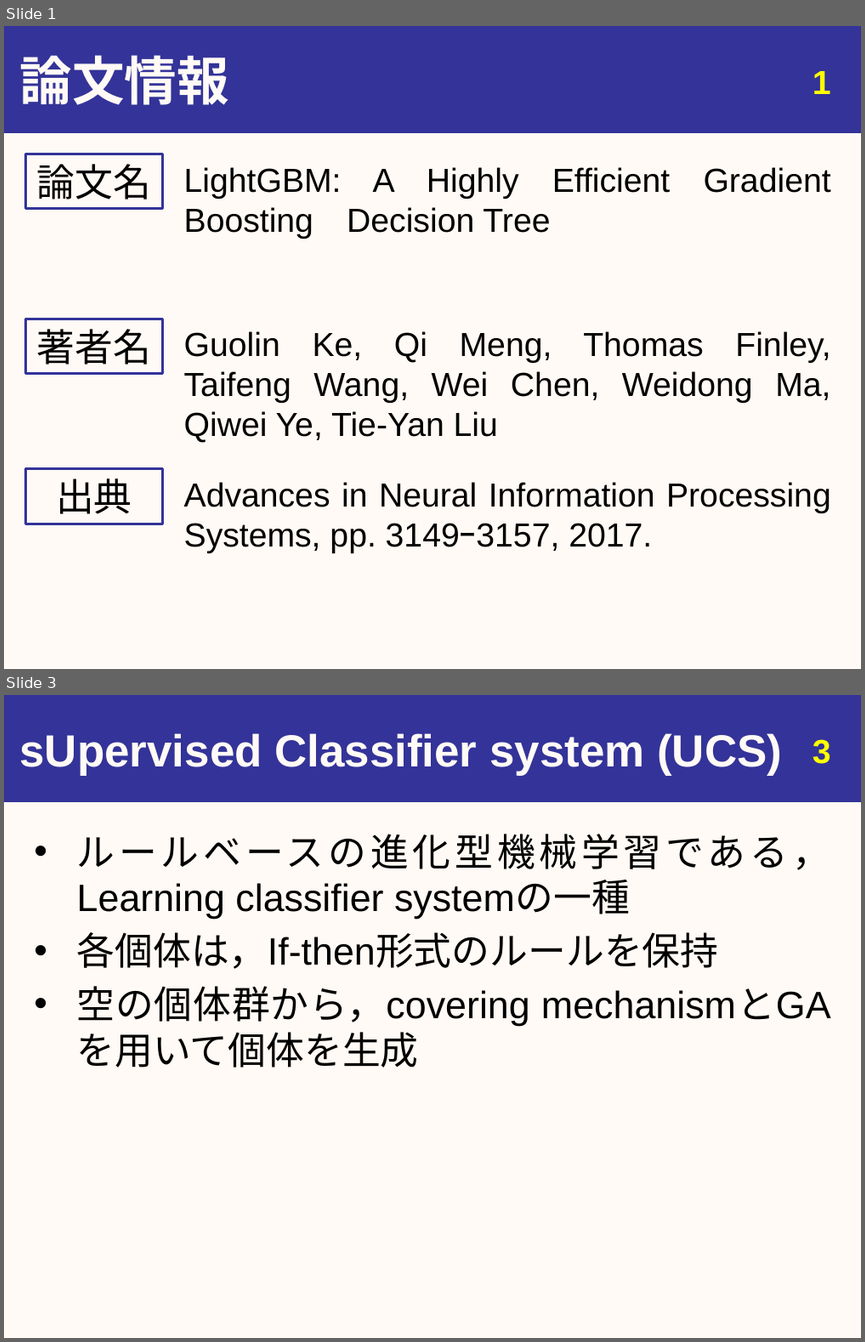
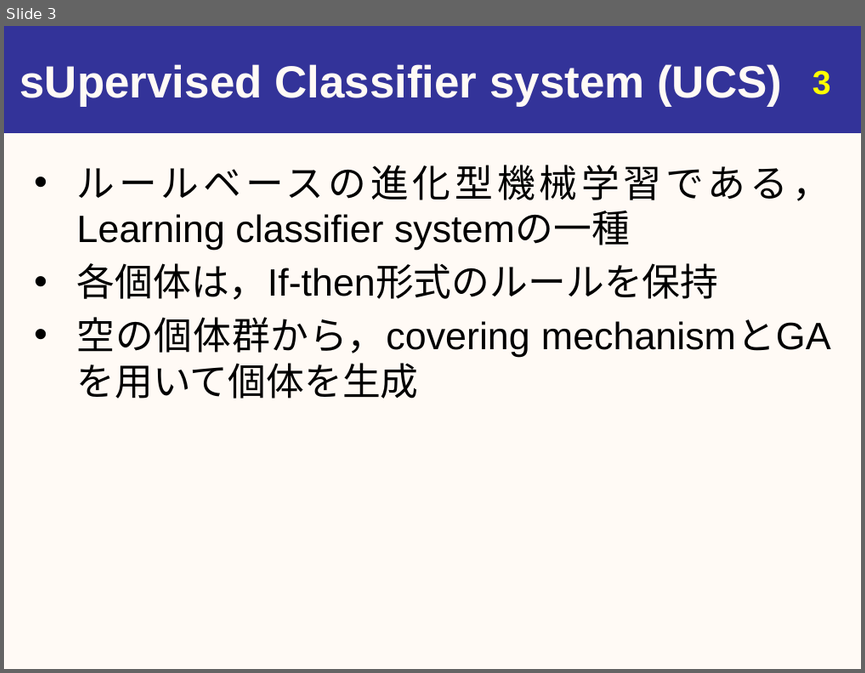
Before and after one commit to youle921/Slide-maintain, a slide deck: slide_1106/20191106_urita_eng.pptx. Shown one above the other, each under a label of ours: slides 1 and 3 before the commit, slide 3 after it; the slides between them are not shown. The pictures are 865x1342 and 865x673 pixels, drawn with LibreOffice and Linux fonts; fonts in the diff are those of the drawing. Boxes give left, top, right and bottom in pixels: in the first picture for what was removed or moved away, otherwise in the second. Text is boxed around its words. In the diff, an @@ line names an element or a change of style, - is before the commit and + after.

```diff
--- a/slide_1106/20191106_urita_eng.pptx
+++ b/slide_1106/20191106_urita_eng.pptx
@@ slide 1 removed at [4, 26, 861, 669], background #FFFAF5; not listed: 1 template element that a slide beside it also shows @@
@@ text removed at [20, 55, 229, 105] @@
-論文情報
@@ page number removed at [812, 71, 831, 94] @@
-1
@@ rectangle removed at [25, 154, 162, 209] @@
-論文名
@@ text removed at [184, 167, 831, 238] @@
-LightGBM: A Highly Efficient Gradient Boosting Decision Tree
@@ rectangle removed at [25, 319, 162, 374] @@
-著者名
@@ text removed at [184, 331, 830, 442] @@
-Guolin Ke, Qi Meng, Thomas Finley, Taifeng Wang, Wei Chen, Weidong Ma, Qiwei Ye, Tie-Yan Liu
@@ rectangle removed at [25, 469, 162, 524] @@
-出典
@@ text removed at [184, 482, 831, 553] @@
-Advances in Neural Information Processing Systems, pp. 3149ｰ3157, 2017.
```
Also in this commit, not shown: 10 slides changed, 4 slides added.
